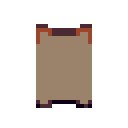
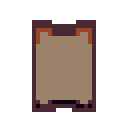
Layer changes from the first 128px x 128px image to the second:
added layer "Ebene" over (x1=32, y1=20, x2=96, y2=112)
